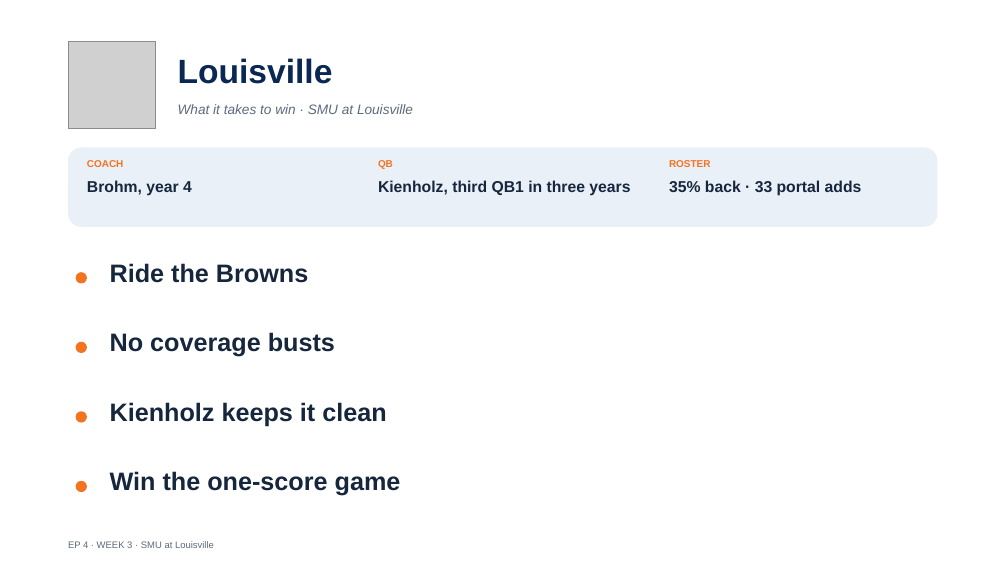
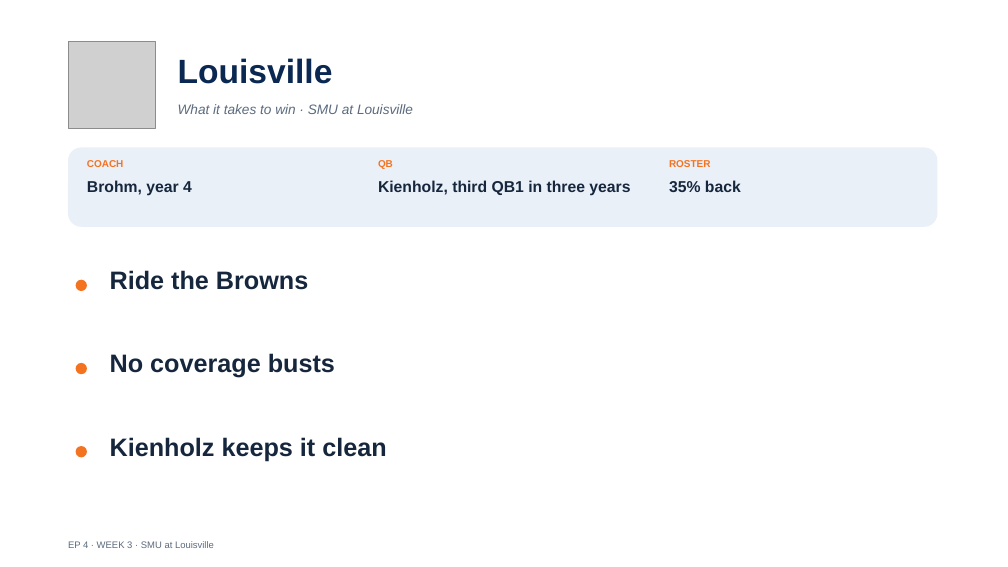
Before and after one commit to lucasalvarezflorida-lab/ncaa-fbs-analytics, a slide deck: slide 11 of decks/2026_Week3_Episode4.pptx. Drawn at 1008x567 pixels with LibreOffice and Linux fonts; fonts in the diff are those of the drawing; grey boxes stand for pictures. Boxes give left, top, right and bottom in pixels: in the first picture for what was removed or moved away, otherwise in the second. Text is boxed around its words. In the diff, an @@ line names an element or a change of style, - is before the commit and + after.

```diff
--- a/decks/2026_Week3_Episode4.pptx
+++ b/decks/2026_Week3_Episode4.pptx
@@ text at box(669, 180, 741, 192): text changed @@
-35% back · 33 portal adds
+35% back
@@ text "Ride the Browns": place and size @@
-text "Ride the Browns" at box(110, 263, 308, 283)
+text "Ride the Browns" at box(110, 270, 308, 290)
@@ ellipse: place and size @@
-ellipse at box(76, 272, 87, 284)
+ellipse at box(76, 280, 87, 291)
@@ text "No coverage busts": place and size @@
-text "No coverage busts" at box(110, 332, 335, 357)
+text "No coverage busts" at box(110, 353, 335, 378)
@@ ellipse: place and size @@
-ellipse at box(76, 342, 87, 353)
+ellipse at box(76, 363, 87, 374)
@@ ellipse: place and size @@
-ellipse at box(76, 411, 87, 423)
+ellipse at box(76, 446, 87, 457)
@@ text "Kienholz keeps it clean": place and size @@
-text "Kienholz keeps it clean" at box(110, 402, 386, 427)
+text "Kienholz keeps it clean" at box(110, 437, 386, 461)
@@ text removed at box(110, 471, 401, 496) @@
-Win the one-score game
@@ ellipse removed at box(76, 481, 87, 492) @@
```
Also in this commit, not shown: 14 other slides changed, 2 other files.
